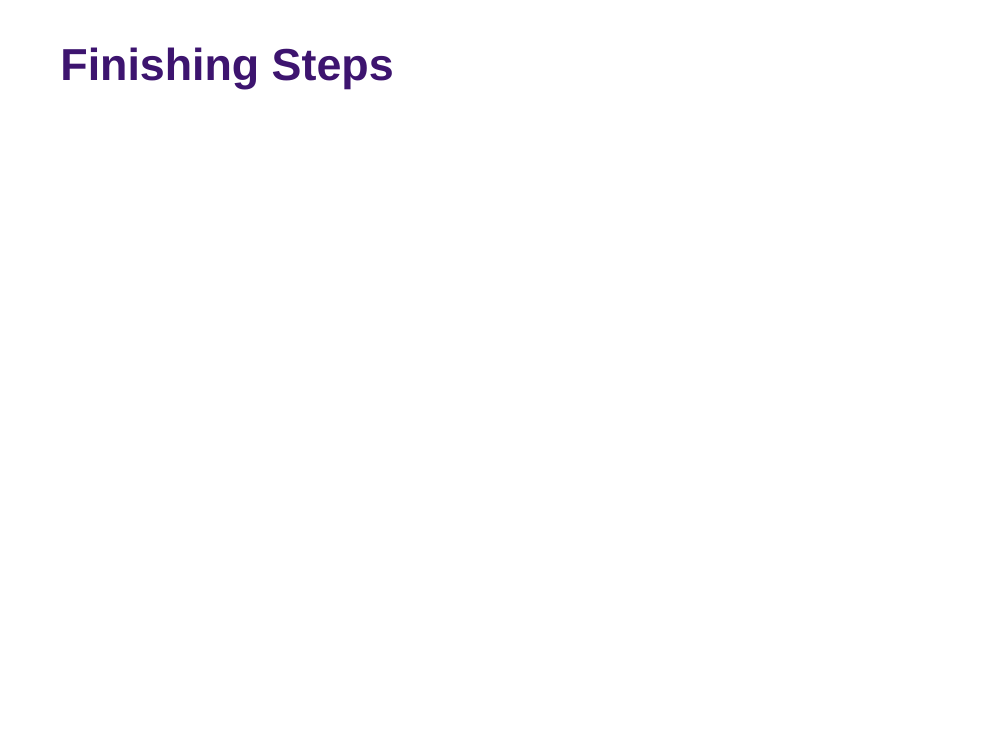
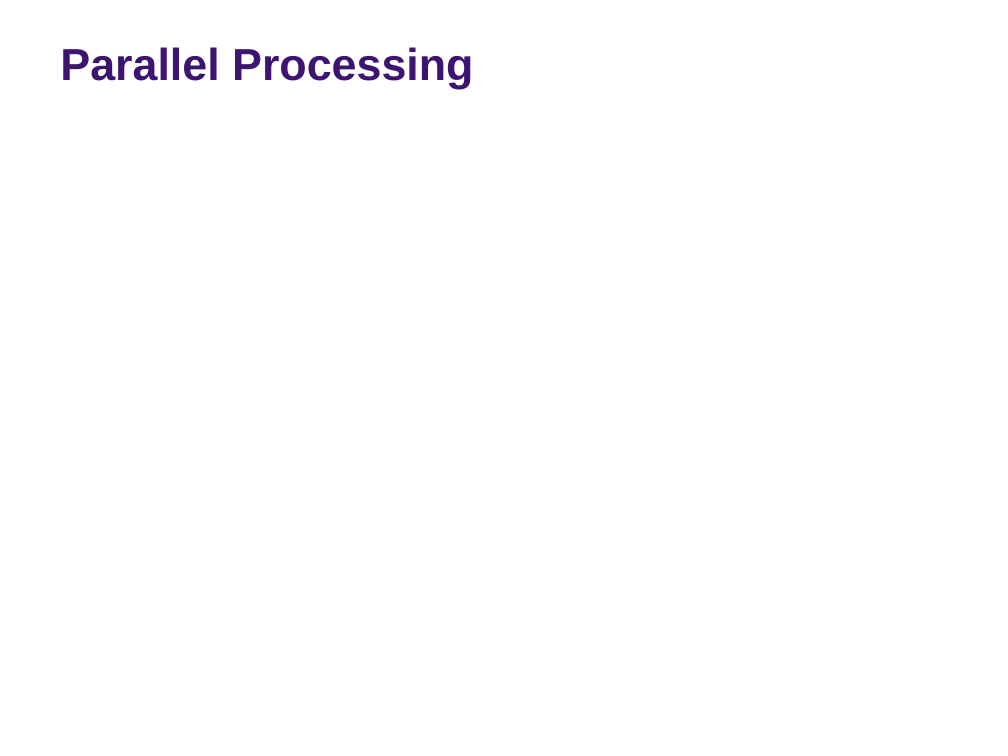
Before and after one commit to rs-kellogg/2023-phd-workshop, a slide deck: slide 18 of session-3/Session-3-Automation-Testing.pptx (slide 16 before the commit). Drawn at 1008x756 pixels with LibreOffice and Linux fonts; fonts in the diff are those of the drawing; background and template pictures are left out. Boxes give left, top, right and bottom in pixels: in the first picture for what was removed or moved away, otherwise in the second. Text is boxed around its words. In the diff, an @@ line names an element or a change of style, - is before the commit and + after.

```diff
--- a/session-3/Session-3-Automation-Testing.pptx
+++ b/session-3/Session-3-Automation-Testing.pptx
@@ title at (x1=60, y1=47, x2=473, y2=89): text changed @@
-Finishing Steps
+Parallel Processing
```
Also in this commit, not shown: 11 other slides changed, 13 slides added, 5 slides removed, 3 other files.
